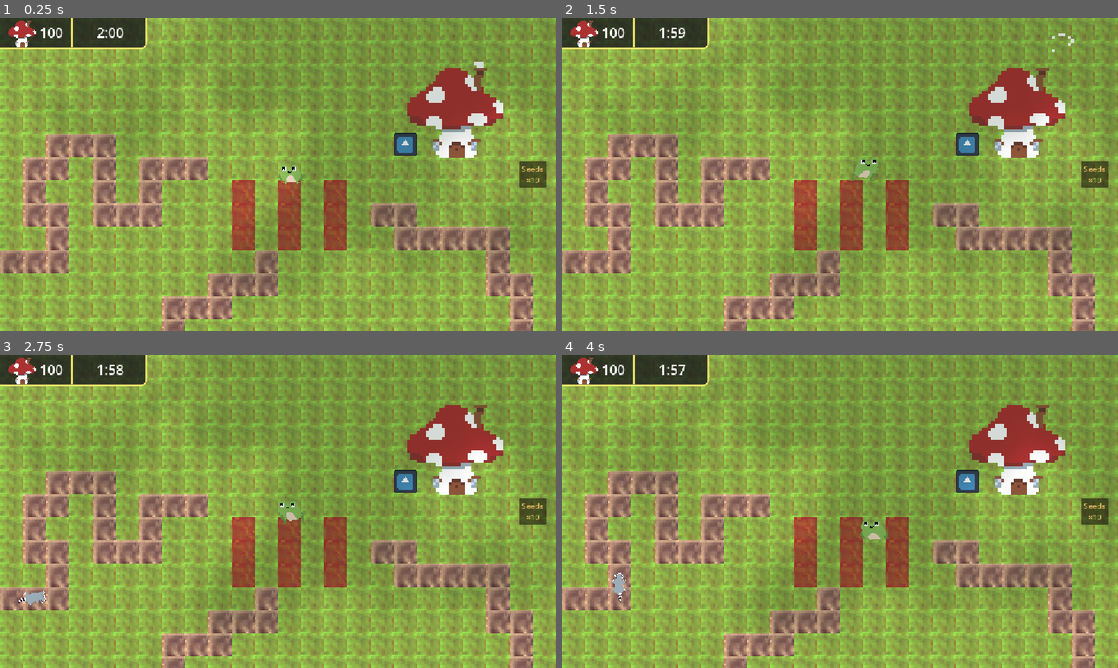
Above: before the commit, frames 1-4 (two rows, left to right).
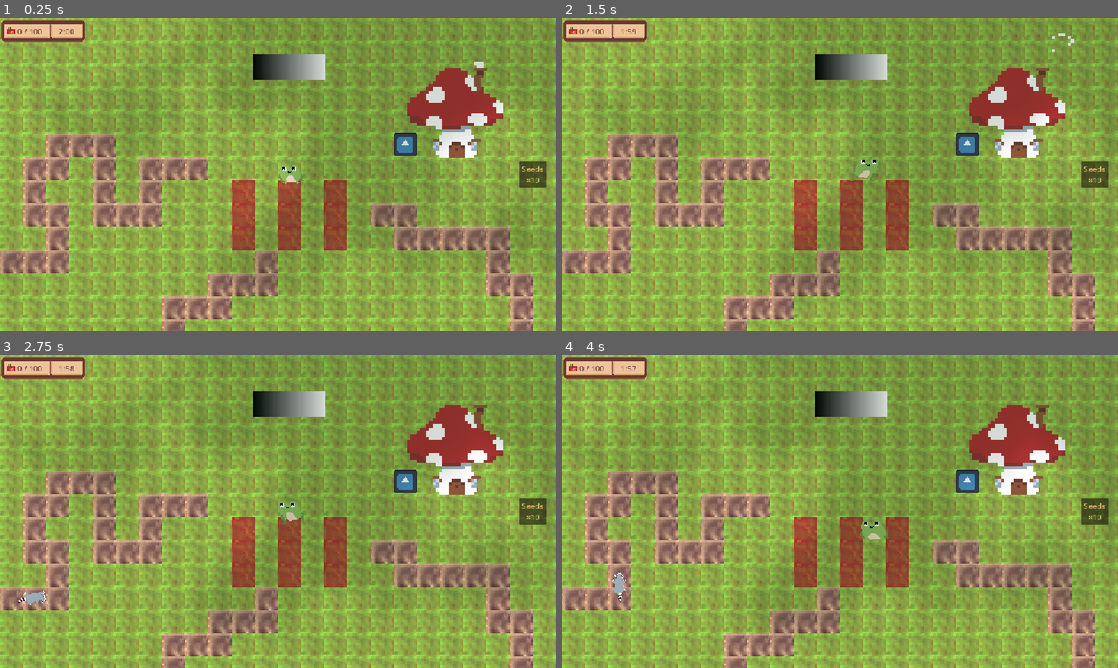
Above: after the commit, the same moments.

Repository: KennySchank/tomato-jam-26
Game: Godot game, scene res://scenes/main.tscn
Two runs of this game, one before a commit and one after it. Both use one fixed random seed, a clock stepped at 60 frames per second and the inputs below. The engine's default icon, where the game draws it, is replaced by a stand-in: a white triangle on a blue panel in a dark square.
Inputs (mouse positions are in pixels of both pictures, inside the frame that each line leads up to):
- Up to frame 1 (0.25 s): no input
- Up to frame 2 (1.5 s): click "Seeds ×10" at 0.5 s; tap Enter (ui_accept) at 1.25 s; move the mouse to (962, 158) at 1.27 s; hold Right (move_right) from 1.28 s (still down); tap 1 at 1.35 s; click (962, 158) at 1.42 s
- Up to frame 3 (2.75 s): tap Enter (ui_accept) at 1.52, 1.82 s; release Right (move_right) at 2 s; drag from (166, 527) to (250, 574) at 2.02 s
- Up to frame 4 (4 s): move the mouse to (895, 442) at 2.77 s; hold Right (move_right) 2.78-3.5 s; tap 1 at 2.85 s; click (895, 442) at 2.92 s; drag from (812, 574) to (673, 464) at 3.52 s

The runs differ from the first frame. In frame 1, 3.7% of the frame differs, in the area x 0-59%, y 0-20%; in frame 2, 3.7%; in frame 3, 3.7%; in frame 4, 3.7%.

Commit message:
Initial altar situation

Diff:
--- a/scenes/HUD.tscn
+++ b/scenes/HUD.tscn
@@ -1,79 +1,43 @@
-[gd_scene format=3 uid="uid://bk0uxeqk3jwwp"]
+[gd_scene format=3 uid="uid://4w4fwhoss4qx"]
 
+[ext_resource type="Texture2D" uid="uid://buddyowa6hk44" path="res://assets/Tomato-UI.png" id="1_ghshn"]
 [ext_resource type="Script" uid="uid://bqdsggihcurqk" path="res://scripts/hud.gd" id="1_hud"]
-[ext_resource type="Texture2D" uid="uid://dckkhe35qu4eo" path="res://assets/Sprite-Mushroom-House.png" id="2_fls4u"]
 
-[sub_resource type="SystemFont" id="SystemFont_hud"]
-font_names = PackedStringArray("Consolas")
-subpixel_positioning = 0
+[sub_resource type="RectangleShape2D" id="RectangleShape2D_rdmyt"]
+size = Vector2(176.9375, 47)
 
-[sub_resource type="Theme" id="Theme_hud"]
-default_font = SubResource("SystemFont_hud")
-
-[sub_resource type="StyleBoxFlat" id="StyleBoxFlat_hud"]
-bg_color = Color(0.08, 0.08, 0.1, 0.78)
-border_width_right = 3
-border_width_bottom = 3
-border_color = Color(1, 0.95, 0.45, 0.9)
-corner_radius_bottom_right = 10
-
-[sub_resource type="StyleBoxFlat" id="StyleBoxFlat_separator"]
-content_margin_left = 1.5
-content_margin_right = 1.5
-bg_color = Color(1, 0.95, 0.45, 0.9)
-
-[node name="HUD" type="CanvasLayer" unique_id=1188521666]
+[node name="HUD" type="StaticBody2D" unique_id=312209468]
+top_level = true
+position = Vector2(-898, 1192)
+disable_mode = 1
 script = ExtResource("1_hud")
 
-[node name="Panel" type="PanelContainer" parent="." unique_id=1626887310]
-offset_right = 304.0
-offset_bottom = 64.0
-theme = SubResource("Theme_hud")
-theme_override_styles/panel = SubResource("StyleBoxFlat_hud")
+[node name="Sprite2D" type="Sprite2D" parent="." unique_id=1669943697]
+position = Vector2(987.5369, -1165.5)
+scale = Vector2(0.91265726, 0.9375)
+texture = ExtResource("1_ghshn")
+region_enabled = true
+region_rect = Rect2(0, 96, 192, 48)
 
-[node name="Margin" type="MarginContainer" parent="Panel" unique_id=288430602]
-layout_mode = 2
-theme_override_constants/margin_left = 8
-theme_override_constants/margin_top = 0
-theme_override_constants/margin_right = 8
-theme_override_constants/margin_bottom = 0
+[node name="CollisionShape2D" type="CollisionShape2D" parent="." unique_id=463005706]
+position = Vector2(988, -1164.5)
+shape = SubResource("RectangleShape2D_rdmyt")
 
-[node name="Sections" type="HBoxContainer" parent="Panel/Margin" unique_id=1562431239]
-layout_mode = 2
-theme_override_constants/separation = 12
+[node name="TomatoCount" type="Label" parent="." unique_id=2140804610]
+offset_left = 934.0
+offset_top = -1176.0
+offset_right = 999.0
+offset_bottom = -1153.0
+theme_override_colors/font_color = Color(0.4, 0.22352941, 0.19215687, 1)
+text = "10/100"
+vertical_alignment = 2
 
-[node name="TomatoSection" type="HBoxContainer" parent="Panel/Margin/Sections" unique_id=1330323396]
-layout_mode = 2
-size_flags_horizontal = 3
-theme_override_constants/separation = 8
-alignment = 1
-
-[node name="TomatoIcon" type="TextureRect" parent="Panel/Margin/Sections/TomatoSection" unique_id=981015536]
-layout_mode = 2
-texture = ExtResource("2_fls4u")
-expand_mode = 3
-
-[node name="TomatoValue" type="Label" parent="Panel/Margin/Sections/TomatoSection" unique_id=1678582989]
-unique_name_in_owner = true
-layout_mode = 2
-theme_override_colors/font_color = Color(1, 1, 1, 1)
-theme_override_font_sizes/font_size = 28
-text = "0 / 100"
+[node name="Timer" type="Label" parent="." unique_id=2064864]
+offset_left = 1008.0
+offset_top = -1179.0
+offset_right = 1063.0
+offset_bottom = -1153.0
+theme_override_colors/font_color = Color(0.4, 0.22352941, 0.19215687, 1)
+text = "1:24"
 horizontal_alignment = 1
-
-[node name="Separator" type="VSeparator" parent="Panel/Margin/Sections" unique_id=1129474276]
-layout_mode = 2
-theme_override_styles/separator = SubResource("StyleBoxFlat_separator")
-
-[node name="TimerSection" type="VBoxContainer" parent="Panel/Margin/Sections" unique_id=129624878]
-layout_mode = 2
-size_flags_horizontal = 3
-alignment = 1
-
-[node name="TimerValue" type="Label" parent="Panel/Margin/Sections/TimerSection" unique_id=1999925067]
-unique_name_in_owner = true
-layout_mode = 2
-theme_override_colors/font_color = Color(1, 1, 1, 1)
-theme_override_font_sizes/font_size = 28
-text = "0:00"
-horizontal_alignment = 1
+vertical_alignment = 2
--- /dev/null
+++ b/scenes/altar.tscn
@@ -0,0 +1,40 @@
+[gd_scene load_steps=7 format=3 uid="uid://k365fy18v6d5"]
+
+[ext_resource type="Script" uid="uid://b1ltrgd2xr7k9" path="res://scripts/altar.gd" id="1_altar"]
+[ext_resource type="Script" uid="uid://dg750m8qqllep" path="res://scripts/interactable_highlight.gd" id="2_highlight"]
+[ext_resource type="Shader" uid="uid://dlgk303kt8axa" path="res://silhouette_outline.gdshader" id="3_outline"]
+
+[sub_resource type="ShaderMaterial" id="ShaderMaterial_altar_outline"]
+shader = ExtResource("3_outline")
+shader_parameter/outline_enabled = false
+shader_parameter/outline_color = Color(1, 0.95, 0.45, 0.95)
+shader_parameter/outline_width = 4.0
+
+[sub_resource type="Gradient" id="Gradient_1t48s"]
+
+[sub_resource type="GradientTexture2D" id="GradientTexture2D_si8oa"]
+gradient = SubResource("Gradient_1t48s")
+metadata/_snap_enabled = true
+metadata/_snap_count = 25
+
+[sub_resource type="RectangleShape2D" id="RectangleShape2D_s1bhj"]
+size = Vector2(153, 56)
+
+[node name="Altar" type="StaticBody2D" unique_id=1373918369 groups=["interactable"]]
+disable_mode = 1
+script = ExtResource("1_altar")
+
+[node name="Sprite2D" type="Sprite2D" parent="." unique_id=1100425486]
+material = SubResource("ShaderMaterial_altar_outline")
+position = Vector2(77, 28)
+scale = Vector2(2.34375, 0.84374994)
+texture = SubResource("GradientTexture2D_si8oa")
+
+[node name="CollisionShape2D" type="CollisionShape2D" parent="." unique_id=1558174773]
+position = Vector2(77, 27)
+scale = Vector2(0.99999994, 0.99999994)
+shape = SubResource("RectangleShape2D_s1bhj")
+
+[node name="InteractableHighlight" type="Node2D" parent="."]
+script = ExtResource("2_highlight")
+silhouette_sprite_path = NodePath("../Sprite2D")
--- a/scenes/main.tscn
+++ b/scenes/main.tscn
@@ -9,8 +9,9 @@
 [ext_resource type="Script" uid="uid://dg750m8qqllep" path="res://scripts/interactable_highlight.gd" id="8_highlight"]
 [ext_resource type="Texture2D" uid="uid://dluoiye2tkt1i" path="res://icon.svg" id="9_preview_icon"]
 [ext_resource type="PackedScene" path="res://scenes/cloud_shadows.tscn" id="10_cloud_shadows"]
-[ext_resource type="Script" path="res://scripts/placement_range_preview.gd" id="11_range_preview"]
-[ext_resource type="PackedScene" uid="uid://bk0uxeqk3jwwp" path="res://scenes/HUD.tscn" id="11_hud"]
+[ext_resource type="PackedScene" uid="uid://4w4fwhoss4qx" path="res://scenes/hud.tscn" id="11_hud"]
+[ext_resource type="Script" uid="uid://p4w6735cfx72" path="res://scripts/placement_range_preview.gd" id="11_range_preview"]
+[ext_resource type="PackedScene" uid="uid://k365fy18v6d5" path="res://scenes/altar.tscn" id="12_eb6dy"]
 
 [sub_resource type="TileSetAtlasSource" id="TileSetAtlasSource_tbgi4"]
 texture = ExtResource("2_jyhfs")
@@ -66,20 +67,22 @@
 
 [node name="PlacementRangePreview" type="Node2D" parent="." unique_id=187306679]
 visible = false
-z_index = 0
 script = ExtResource("11_range_preview")
-radius = 220.0
 
 [node name="CloudShadows" parent="." unique_id=198531367 instance=ExtResource("10_cloud_shadows")]
 shadow_color = Color(0, 0.14117648, 0.039215688, 1)
 shadow_strength = 0.17
 horizontal_speed = 0.05299999999999999
-vertical_speed = -0.0020000000000000018
+vertical_speed = -0.002
 edge_start = 0.4
 edge_end = 0.55
 
 [node name="InventoryUI" parent="." unique_id=753763620 instance=ExtResource("7_inventory_ui")]
 
-[node name="HUD" parent="." instance=ExtResource("11_hud")]
+[node name="HUD" parent="." unique_id=1737727628 instance=ExtResource("11_hud")]
+
+[node name="Altar" parent="." unique_id=294149674 instance=ExtResource("12_eb6dy")]
+position = Vector2(522, 73)
 
 [connection signal="opened" from="Chest" to="InventoryUI" method="open_chest"]
+[connection signal="opened" from="Altar" to="InventoryUI" method="open_altar"]
--- a/scenes/tomato_single.tscn
+++ /dev/null
@@ -1,9 +0,0 @@
-[gd_scene format=3 uid="uid://klugov8ql8ys"]
-
-[sub_resource type="CompressedTexture2D" id="CompressedTexture2D_2ytov"]
-load_path = "res://.godot/imported/Tomato-for-your-gods.png-d1e87c64a78a9ec0dc58c49ec297cb20.ctex"
-
-[node name="TomatoSingle" type="Sprite2D" unique_id=1356209737]
-texture = SubResource("CompressedTexture2D_2ytov")
-region_enabled = true
-region_rect = Rect2(144, 0, 16, 16)
--- /dev/null
+++ b/scripts/altar.gd
@@ -0,0 +1,34 @@
+extends StaticBody2D
+
+signal opened
+
+const BORDER_SIZE := Vector2(58.0, 58.0)
+
+@onready var map: TileMapLayer = get_parent().get_node("Map")
+@onready var player: CharacterBody2D = get_parent().get_node("Player")
+@onready var highlight: InteractableHighlight = $InteractableHighlight
+
+func _ready() -> void:
+	add_to_group("interactable")
+	highlight.configure(map, player)
+	var altar_tile := map.local_to_map(map.to_local(global_position))
+	highlight.set_target_tile(altar_tile, Rect2(-BORDER_SIZE * 0.5, BORDER_SIZE), true)
+
+func can_interact_at(world_position: Vector2) -> bool:
+	var altar_tile := map.local_to_map(map.to_local(global_position))
+	var clicked_tile := map.local_to_map(map.to_local(world_position))
+	return clicked_tile == altar_tile
+
+func can_player_interact(player_node: Node2D) -> bool:
+	var altar_tile := map.local_to_map(map.to_local(global_position))
+	return highlight.is_in_range(altar_tile)
+
+func interact() -> void:
+	opened.emit()
+
+func _process(_delta: float) -> void:
+	highlight.set_target_tile(
+		map.local_to_map(map.to_local(global_position)),
+		Rect2(-BORDER_SIZE * 0.5, BORDER_SIZE),
+		can_interact_at(get_global_mouse_position())
+	)
--- a/scripts/game_state.gd
+++ b/scripts/game_state.gd
@@ -1,15 +1,21 @@
 extends Node
 
 signal inventory_changed
+signal tomato_count_changed(count: int, goal: int)
 
 const FROG_CAPACITY := 1
 const CHEST_CAPACITY := 24
+const ALTAR_CAPACITY := 12
 const SEED_ITEM_ID := "tomato_seed"
 const FRUIT_ITEM_ID := "tomato"
 const CHEST_ITEM_ID := "godot_logo"
 
+@export var tomato_goal: int = 100
+
 var frog_inventory: Array[Dictionary] = []
 var chest_inventory: Array[Dictionary] = []
+var altar_inventory: Array[Dictionary] = []
+var tomato_count: int = 0
 
 func _ready() -> void:
 	reset_run()
@@ -17,13 +23,39 @@
 func reset_run() -> void:
 	frog_inventory.clear()
 	chest_inventory.clear()
+	altar_inventory.clear()
 	for _i in FROG_CAPACITY:
 		frog_inventory.append({})
 	for _i in CHEST_CAPACITY:
 		chest_inventory.append({})
+	for _i in ALTAR_CAPACITY:
+		altar_inventory.append({})
 	frog_inventory[0] = {"id": SEED_ITEM_ID, "quantity": 10}
 	chest_inventory[0] = {"id": CHEST_ITEM_ID, "quantity": 1}
+	_recount_tomatoes()
 	inventory_changed.emit()
+	tomato_count_changed.emit(tomato_count, tomato_goal)
+
+func _recount_tomatoes() -> void:
+	var total := 0
+	for item: Dictionary in altar_inventory:
+		if not item.is_empty() and item.get("id") == FRUIT_ITEM_ID:
+			total += int(item.get("quantity", 0))
+	if total == tomato_count:
+		return
+	tomato_count = total
+	tomato_count_changed.emit(tomato_count, tomato_goal)
+
+func _inventory_for(name: String) -> Array[Dictionary]:
+	match name:
+		"frog":
+			return frog_inventory
+		"chest":
+			return chest_inventory
+		"altar":
+			return altar_inventory
+		_:
+			return frog_inventory
 
 func consume_frog_item(slot_index: int, amount: int = 1) -> bool:
 	if slot_index < 0 or slot_index >= frog_inventory.size():
@@ -72,8 +104,11 @@
 	return true
 
 func move_item(source: String, source_index: int, destination: String, destination_index: int) -> bool:
-	var source_inventory := frog_inventory if source == "frog" else chest_inventory
-	var destination_inventory := frog_inventory if destination == "frog" else chest_inventory
+	# Altar is one-way, tomato-only: nothing leaves it, nothing but tomatoes enters.
+	if source == "altar":
+		return false
+	var source_inventory := _inventory_for(source)
+	var destination_inventory := _inventory_for(destination)
 	if source_index < 0 or source_index >= source_inventory.size():
 		return false
 	if destination_index < 0 or destination_index >= destination_inventory.size():
@@ -82,6 +117,8 @@
 		return false
 
 	var source_item: Dictionary = source_inventory[source_index]
+	if destination == "altar" and source_item.get("id") != FRUIT_ITEM_ID:
+		return false
 	var destination_item: Dictionary = destination_inventory[destination_index]
 	if destination_item.is_empty():
 		destination_inventory[destination_index] = source_item.duplicate()
@@ -94,8 +131,13 @@
 		if source_item["quantity"] <= 0:
 			source_inventory[source_index] = {}
 	else:
+		# The altar never returns anything, so refuse swaps that would push a
+		# destination item back out of it.
+		if destination == "altar":
+			return false
 		var swapped := destination_item.duplicate()
 		destination_inventory[destination_index] = source_item.duplicate()
 		source_inventory[source_index] = swapped
+	_recount_tomatoes()
 	inventory_changed.emit()
 	return true
--- a/scripts/hud.gd
+++ b/scripts/hud.gd
@@ -1,32 +1,35 @@
-extends CanvasLayer
+extends StaticBody2D
 
 @export var countdown: float = 120.0
-@export var tomato_goal: int = 100
 
-var tomato_count: int = 0
 var time_remaining: float = 0.0
 
-@onready var tomato_value: Label = %TomatoValue
-@onready var timer_value: Label = %TimerValue
+@onready var tomato_count_label: Label = $TomatoCount
+@onready var timer_label: Label = $Timer
+@onready var game_state: Node = get_node("/root/GameState")
 
 
 func _ready() -> void:
 	time_remaining = countdown
-	_refresh()
+	game_state.tomato_count_changed.connect(_on_tomato_count_changed)
+	_refresh_tomato_label(game_state.tomato_count, game_state.tomato_goal)
+	_refresh_timer_label()
 
 
 func _process(delta: float) -> void:
 	if time_remaining > 0.0:
 		time_remaining = max(0.0, time_remaining - delta)
-		_refresh()
+		_refresh_timer_label()
 
 
-func set_tomato_count(count: int) -> void:
-	tomato_count = count
-	_refresh()
+func _on_tomato_count_changed(count: int, goal: int) -> void:
+	_refresh_tomato_label(count, goal)
 
 
-func _refresh() -> void:
-	tomato_value.text = str(tomato_goal - tomato_count)
+func _refresh_tomato_label(count: int, goal: int) -> void:
+	tomato_count_label.text = "%d / %d" % [count, goal]
+
+
+func _refresh_timer_label() -> void:
 	var seconds_left := int(ceil(time_remaining))
-	timer_value.text = "%d:%02d" % [seconds_left / 60, seconds_left % 60]
+	timer_label.text = "%d:%02d" % [seconds_left / 60, seconds_left % 60]
--- a/scripts/inventory_ui.gd
+++ b/scripts/inventory_ui.gd
@@ -9,24 +9,42 @@
 var selected_source := ""
 var selected_index := -1
 var selected_frog_slot := 0
+var open_storage := "chest"
 
 @onready var chest: StaticBody2D = get_parent().get_node("Chest")
+@onready var altar: StaticBody2D = get_parent().get_node("Altar")
 @onready var player: Node2D = get_parent().get_node("Player")
 @onready var game_state: Node = get_node("/root/GameState")
 @onready var toolbar_slots: VBoxContainer = $InventoryToolbar/Scroll/Center/ToolbarSlots
 @onready var chest_window: PanelContainer = $ChestWindow
 @onready var frog_slots: HBoxContainer = $ChestWindow/Margin/Column/FrogSlots
 @onready var chest_slots: GridContainer = $ChestWindow/Margin/Column/ChestSlots
+@onready var window_title: Label = $ChestWindow/Margin/Column/Title
+@onready var window_hint: Label = $ChestWindow/Margin/Column/Hint
 
 func _ready() -> void:
 	game_state.inventory_changed.connect(_refresh)
 	_refresh()
 
 func _process(_delta: float) -> void:
-	if chest_window.visible and not chest.can_player_interact(player):
-		chest_window.hide()
+	if not chest_window.visible:
+		return
+	if open_storage == "altar":
+		if not altar.can_player_interact(player):
+			chest_window.hide()
+	else:
+		if not chest.can_player_interact(player):
+			chest_window.hide()
 
 func open_chest() -> void:
+	open_storage = "chest"
+	selected_source = ""
+	selected_index = -1
+	chest_window.show()
+	_refresh()
+
+func open_altar() -> void:
+	open_storage = "altar"
 	selected_source = ""
 	selected_index = -1
 	chest_window.show()
@@ -46,15 +64,24 @@
 		return
 	if frog_slots == null or chest_slots == null:
 		return
+	if window_title != null:
+		window_title.text = "Altar" if open_storage == "altar" else "Chest"
+	if window_hint != null:
+		window_hint.text = (
+			"Deposit tomatoes here. Once offered, they cannot be taken back."
+			if open_storage == "altar"
+			else "Drag items between slots, or click slots to move or swap items."
+		)
 	_clear(frog_slots)
 	_clear(chest_slots)
 	_clear(toolbar_slots)
+	var storage_inventory: Array[Dictionary] = game_state.altar_inventory if open_storage == "altar" else game_state.chest_inventory
 	for index in game_state.frog_inventory.size():
 		_add_slot(frog_slots, "frog", index, game_state.frog_inventory[index])
 		if index < TOOLBAR_SLOT_COUNT:
 			_add_slot(toolbar_slots, "frog", index, game_state.frog_inventory[index])
-	for index in game_state.chest_inventory.size():
-		_add_slot(chest_slots, "chest", index, game_state.chest_inventory[index])
+	for index in storage_inventory.size():
+		_add_slot(chest_slots, open_storage, index, storage_inventory[index])
 
 func _clear(container: Container) -> void:
 	for child in container.get_children():
@@ -91,7 +118,10 @@
 		_select_frog_slot(index)
 
 	if selected_source.is_empty():
-		var inventory: Array[Dictionary] = game_state.frog_inventory if inventory_name == "frog" else game_state.chest_inventory
+		# Altar items are one-way; never let a click promote one to a move source.
+		if inventory_name == "altar":
+			return
+		var inventory: Array[Dictionary] = _inventory_for_ui(inventory_name)
 		if not inventory[index].is_empty():
 			selected_source = inventory_name
 			selected_index = index
@@ -106,6 +136,15 @@
 	selected_source = ""
 	selected_index = -1
 	_refresh()
+
+func _inventory_for_ui(inventory_name: String) -> Array[Dictionary]:
+	match inventory_name:
+		"frog":
+			return game_state.frog_inventory
+		"altar":
+			return game_state.altar_inventory
+		_:
+			return game_state.chest_inventory
 
 func _select_frog_slot(index: int) -> void:
 	if index < 0 or index >= game_state.frog_inventory.size():
--- a/scripts/main.gd
+++ b/scripts/main.gd
@@ -38,6 +38,7 @@
 @onready var navigation_agent: NavigationAgent2D = $Player/NavigationAgent2D
 @onready var map: TileMapLayer = $Map
 @onready var chest: StaticBody2D = $Chest
+@onready var altar: StaticBody2D = $Altar
 @onready var highlight: InteractableHighlight = $InteractableHighlight
 @onready var placement_preview: Sprite2D = $PlacementPreview
 @onready var placement_range_preview: Node2D = $PlacementRangePreview
@@ -73,7 +74,9 @@
 				navigation_agent.target_position = destination
 		elif event.button_index == MOUSE_BUTTON_RIGHT:
 			var mouse_world_position := get_global_mouse_position()
-			if chest.can_interact_at(mouse_world_position) and chest.can_player_interact(player):
+			if altar.can_interact_at(mouse_world_position) and altar.can_player_interact(player):
+				altar.interact()
+			elif chest.can_interact_at(mouse_world_position) and chest.can_player_interact(player):
 				chest.interact()
 			elif not _try_harvest(clicked_cell) and not _try_place_tower(clicked_cell):
 				_try_plant(clicked_cell)
Binary file added: assets/Tomato-UI.png
Not shown, added: assets/Tomato-UI.png.import
Not shown, added: scripts/altar.gd.uid
